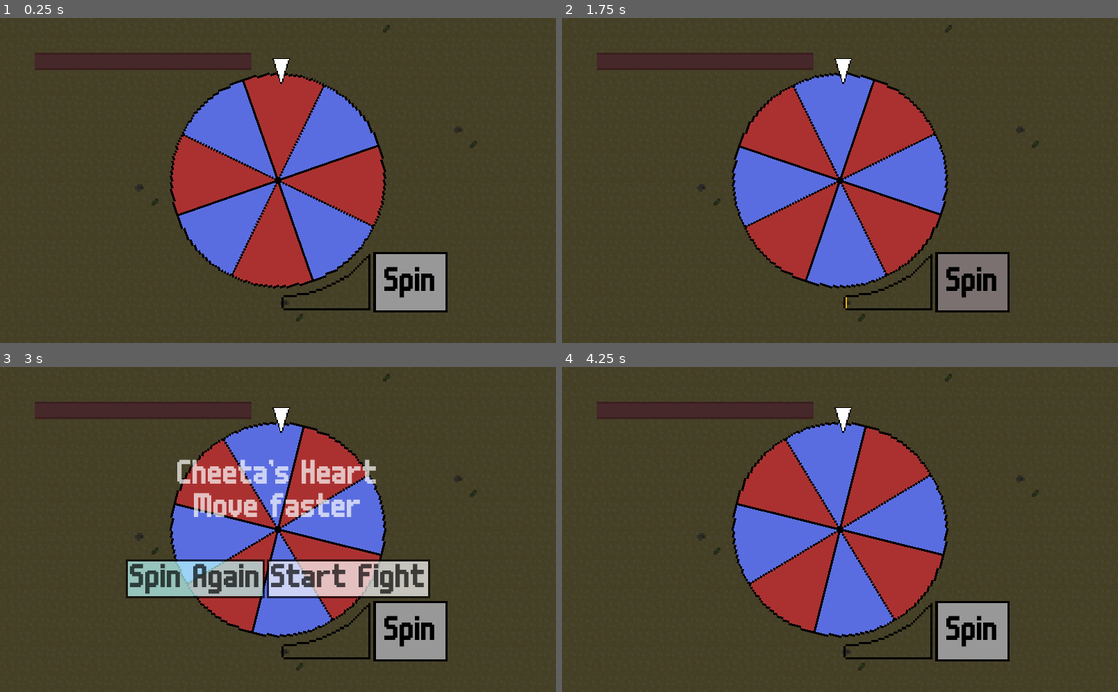
Above: before the commit, frames 1-4 (two rows, left to right).
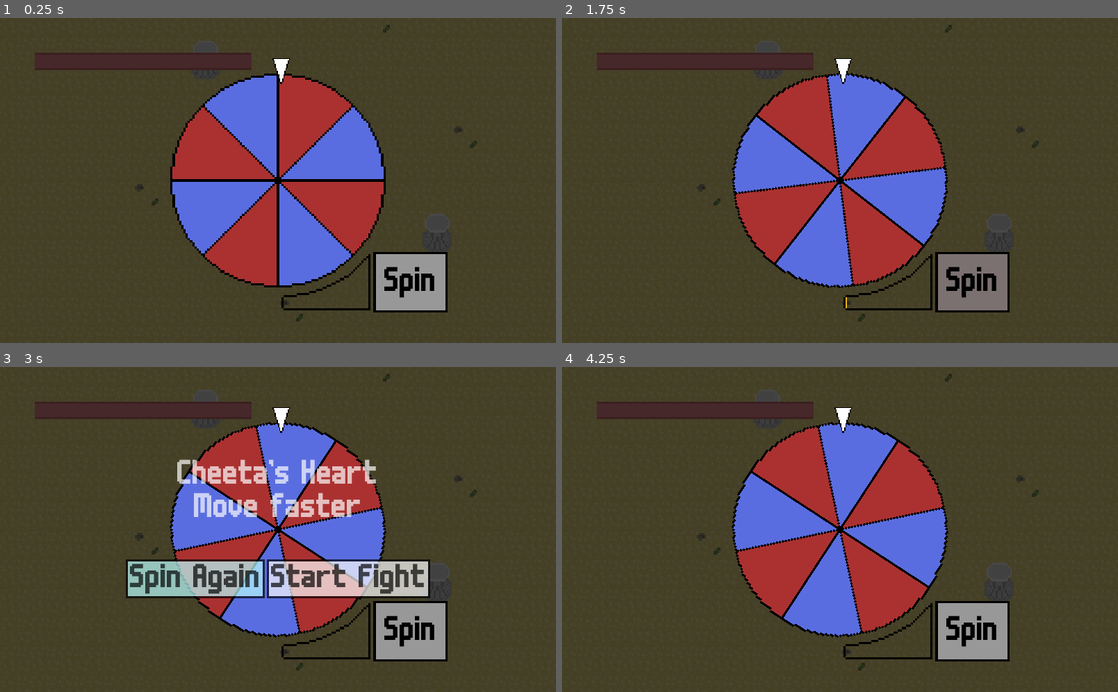
Above: after the commit, the same moments.

Repository: ectucker1/ksufalljam2020
Game: Godot game, scene res://Arena/Arena.tscn
Two runs of this game, one before a commit and one after it. Both use one fixed random seed, a clock stepped at 60 frames per second and the inputs below. The engine's default icon, where the game draws it, is replaced by a stand-in: a white triangle on a blue panel in a dark square.
Inputs (mouse positions are in pixels of both pictures, inside the frame that each line leads up to):
- Up to frame 1 (0.25 s): no input
- Up to frame 2 (1.75 s): click "Spin" at 0.5 s; move the mouse to (962, 164) at 1.27 s; press the mouse at (962, 164) at 1.28 s; hold D (move_right) from 1.28 s (still down)
- Up to frame 3 (3 s): move the mouse to (166, 545) at 2.02 s; release D (move_right) at 2.03 s; release the mouse at (166, 545) at 2.03 s; hold S (move_down) 2.03-2.75 s; right-click (166, 545) at 2.1 s; click "Spin Again" at 2.75 s
- Up to frame 4 (4.25 s): move the mouse to (895, 458) at 3.52 s; press the mouse at (895, 458) at 3.53 s; hold D (move_right) from 3.53 s (still down)

The runs differ from the first frame. In frame 1, 9.8% of the frame differs, in the area x 30-81%, y 7-84%; in frame 2, 9.8%; in frame 3, 9.3%; in frame 4, 9.8%.

Commit message:
Add pillar obstacles

Diff:
--- a/Arena/Arena.tscn
+++ b/Arena/Arena.tscn
@@ -7,11 +7,12 @@
 [ext_resource path="res://Arena/tilemaps/walls.png" type="Texture" id=5]
 [ext_resource path="res://Arena/tilemaps/ground.png" type="Texture" id=6]
 [ext_resource path="res://ui/hud/hud.tscn" type="PackedScene" id=7]
+[ext_resource path="res://Arena/Pillar.tscn" type="PackedScene" id=8]
 
 [sub_resource type="NavigationPolygon" id=1]
-vertices = PoolVector2Array( -208, -208, 208, -208, 208, 208, -208, 208 )
-polygons = [ PoolIntArray( 0, 1, 2, 3 ) ]
-outlines = [ PoolVector2Array( -208, -208, 208, -208, 208, 208, -208, 208 ) ]
+vertices = PoolVector2Array( 56, -4, 120, 116, 108, 124, -76, 104, 40, 4, 60, -16, 56, -28, 120, -108, 136, -112, 136, 124, 140, -128, 208, -208, 208, 208, 140, 136, 136, -144, 136, 148, 100, 136, -80, 116, -68, -112, 104, -112, 40, -36, 24, -28, -72, -100, 24, -4, -80, 92, 100, -128, -72, -124, -208, -208, 104, -144, -88, -132, 20, -16, -96, 84, -88, -92, -100, -96, -112, 92, 120, -148, -104, -124, -208, 208, -108, -108, -116, 104, -112, 116, -96, 124, 120, 152, 108, 148 )
+polygons = [ PoolIntArray( 0, 1, 2, 3, 4 ), PoolIntArray( 5, 6, 7, 8, 9, 1 ), PoolIntArray( 8, 10, 11, 12, 13, 9 ), PoolIntArray( 0, 5, 1 ), PoolIntArray( 11, 10, 14 ), PoolIntArray( 15, 13, 12 ), PoolIntArray( 3, 2, 16, 17 ), PoolIntArray( 18, 19, 7, 6, 20 ), PoolIntArray( 18, 20, 21, 22 ), PoolIntArray( 23, 4, 3, 24 ), PoolIntArray( 25, 19, 18, 26 ), PoolIntArray( 27, 28, 25, 26, 29 ), PoolIntArray( 22, 21, 30, 31, 32 ), PoolIntArray( 23, 24, 31, 30 ), PoolIntArray( 33, 32, 31, 34 ), PoolIntArray( 11, 14, 35 ), PoolIntArray( 27, 11, 35, 28 ), PoolIntArray( 27, 29, 36 ), PoolIntArray( 37, 27, 36, 38 ), PoolIntArray( 37, 38, 33, 34, 39 ), PoolIntArray( 37, 39, 40 ), PoolIntArray( 37, 40, 41 ), PoolIntArray( 42, 12, 37, 41, 17, 43 ), PoolIntArray( 42, 15, 12 ), PoolIntArray( 43, 17, 16 ) ]
+outlines = [ PoolVector2Array( -208, -208, 208, -208, 208, 208, -208, 208 ), PoolVector2Array( 104, -144, 120, -148, 136, -144, 140, -128, 136, -112, 120, -108, 104, -112, 100, -128 ), PoolVector2Array( 40, -36, 56, -28, 60, -16, 56, -4, 40, 4, 24, -4, 20, -16, 24, -28 ), PoolVector2Array( -96, 84, -80, 92, -76, 104, -80, 116, -96, 124, -112, 116, -116, 104, -112, 92 ), PoolVector2Array( 120, 116, 136, 124, 140, 136, 136, 148, 120, 152, 108, 148, 100, 136, 108, 124 ), PoolVector2Array( -88, -132, -72, -124, -68, -112, -72, -100, -88, -92, -100, -96, -108, -108, -104, -124 ) ]
 
 [sub_resource type="Curve2D" id=2]
 _data = {
@@ -35,7 +36,7 @@
 
 [node name="Nav" type="Navigation2D" parent="."]
 
-[node name="NavigationPolygonInstance" type="NavigationPolygonInstance" parent="Nav"]
+[node name="NavPoly" type="NavigationPolygonInstance" parent="Nav"]
 navpoly = SubResource( 1 )
 
 [node name="EnemySpawnPath" type="Path2D" parent="."]
@@ -56,16 +57,36 @@
 player_path = NodePath("../../Player")
 
 [node name="Ground" type="Sprite" parent="."]
+z_index = -5
 texture = ExtResource( 6 )
+
+[node name="Objects" type="Node2D" parent="."]
+
+[node name="Pillar" parent="Objects" instance=ExtResource( 8 )]
+position = Vector2( 40, -16 )
+
+[node name="Pillar2" parent="Objects" instance=ExtResource( 8 )]
+position = Vector2( -96, 104 )
+
+[node name="Pillar3" parent="Objects" instance=ExtResource( 8 )]
+position = Vector2( 120, 136 )
+
+[node name="Pillar4" parent="Objects" instance=ExtResource( 8 )]
+position = Vector2( -88, -112 )
+
+[node name="Pillar5" parent="Objects" instance=ExtResource( 8 )]
+position = Vector2( 120, -128 )
 
 [node name="Walls" type="StaticBody2D" parent="."]
 
 [node name="walls_front" type="Sprite" parent="Walls"]
 position = Vector2( 0, 16 )
+z_index = 10
 texture = ExtResource( 4 )
 
 [node name="walls" type="Sprite" parent="Walls"]
 position = Vector2( 0, 56 )
+z_index = -5
 texture = ExtResource( 5 )
 
 [node name="CollisionTop" type="CollisionShape2D" parent="Walls"]
--- /dev/null
+++ b/Arena/Pillar.tscn
@@ -0,0 +1,23 @@
+[gd_scene load_steps=4 format=2]
+
+[ext_resource path="res://Arena/tiles/pillar_full.png" type="Texture" id=1]
+[ext_resource path="res://Arena/tiles/pillar_full_top.png" type="Texture" id=2]
+
+[sub_resource type="CircleShape2D" id=1]
+radius = 8.0
+
+[node name="Pillar" type="StaticBody2D"]
+collision_layer = 32
+collision_mask = 62
+
+[node name="SpriteBase" type="Sprite" parent="."]
+position = Vector2( 0, -4 )
+texture = ExtResource( 1 )
+
+[node name="SpriteTop" type="Sprite" parent="."]
+position = Vector2( 0, -10 )
+z_index = 15
+texture = ExtResource( 2 )
+
+[node name="CollisionShape2D" type="CollisionShape2D" parent="."]
+shape = SubResource( 1 )
--- a/wheel/Wheel.gd
+++ b/wheel/Wheel.gd
@@ -39,9 +39,6 @@
 	if spinning and abs($Wheel.angular_velocity) < 0.1:
 		spinning = false
 		$Wheel.angular_velocity = 0
-		# TODO: emit signal or something
-		# We can decide on which type of mutation to give based on the color landed
-		print($Ray.get_collider().name)
 
 		if ($Ray.get_collider().name == "Red"):
 			add_active()
--- a/wheel/WheelScreen.tscn
+++ b/wheel/WheelScreen.tscn
@@ -243,7 +243,6 @@
 
 [node name="Wheel" type="RigidBody2D" parent="."]
 position = Vector2( 512, 300 )
-rotation = -0.33489
 gravity_scale = 0.0
 angular_damp = 3.0
 
Not shown: 1 places in Arena/Arena.tscn that only renumber resources
Binary file added: Arena/tiles/pillar_full.png
Not shown, added: Arena/tiles/pillar_full.png.import
Binary file added: Arena/tiles/pillar_full_top.png
Not shown, added: Arena/tiles/pillar_full_top.png.import
Not shown: 10 places in player/player.tscn that only renumber resources
